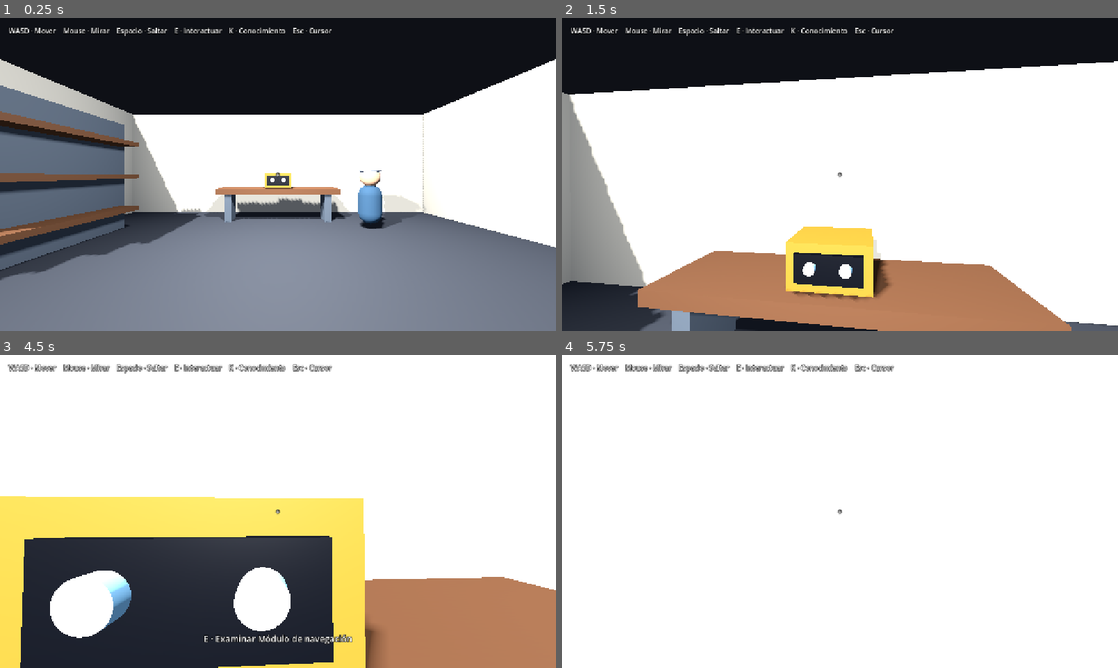
Above: before the commit, frames 1-4 (two rows, left to right).
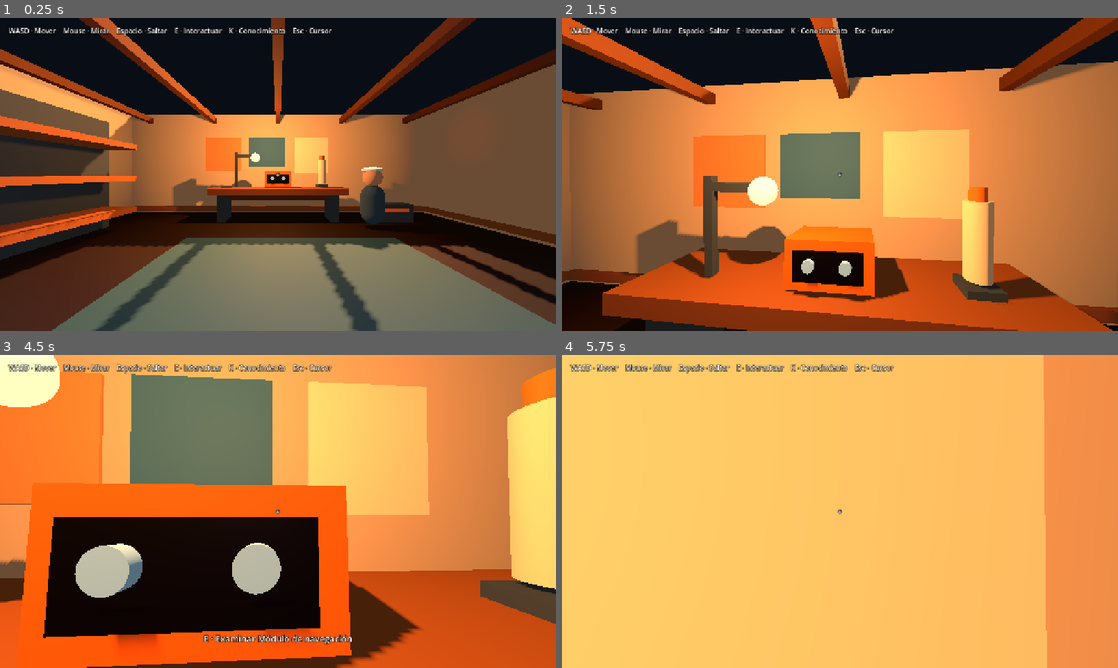
Above: after the commit, the same moments.

Repository: IDozy/starlightlegacy
Game: Godot game, scene res://scenes/main/main.tscn
Same seed, same stepped clock (60 frames per second), same inputs: the game is played once before the commit and once after it.
Inputs (mouse positions are in pixels of both pictures, inside the frame that each line leads up to):
- Up to frame 1 (0.25 s): no input
- Up to frame 2 (1.5 s): tap Enter at 0.5, 1.35 s; move the mouse to (867, 174) at 0.52 s; hold W from 0.53 s (still down); tap E at 0.6 s; click (867, 174) at 0.67 s; tap Space at 0.77 s; move the mouse to (812, 174) at 1.27 s
- Up to frame 3 (4.5 s): keep holding W; tap Space at 1.52, 2.75, 3.02, 3.77, 4.25 s; move the mouse to (289, 505) at 2.02 s; tap K at 2.1, 4.35 s; move the mouse to (272, 517) at 2.77 s; tap E at 2.85 s; click (272, 517) at 2.92 s; tap Enter at 3.5, 3.6 s; move the mouse to (316, 514) at 3.52 s; move the mouse to (233, 508) at 4.27 s
- Up to frame 4 (5.75 s): keep holding W; tap Space at 4.52 s; move the mouse to (845, 511) at 5.02 s; tap E at 5.1 s; click (845, 511) at 5.17 s

The runs differ from the first frame. In frame 1, 76% of the frame differs, in the area x 0-100%, y 0-100%; in frame 2, 84%; in frame 3, 99%; in frame 4, 100%.

Commit message:
style: transform workshop into warm stylized space

Diff:
--- a/levels/workshop/workshop.gd
+++ b/levels/workshop/workshop.gd
@@ -3,16 +3,23 @@
 const INSPECTABLE_OBJECT := preload("res://systems/interaction/inspectable_object.tscn")
 const GRANDFATHER := preload("res://systems/dialogue/grandfather_placeholder.tscn")
 
-const FLOOR_COLOR := Color(0.19, 0.20, 0.22)
-const WALL_COLOR := Color(0.73, 0.70, 0.63)
-const WOOD_COLOR := Color(0.34, 0.22, 0.14)
-const METAL_COLOR := Color(0.28, 0.31, 0.34)
+const FLOOR_COLOR := Color(0.13, 0.10, 0.085)
+const WALL_COLOR := Color(0.72, 0.62, 0.49)
+const WOOD_COLOR := Color(0.34, 0.19, 0.10)
+const WOOD_LIGHT_COLOR := Color(0.50, 0.29, 0.15)
+const METAL_COLOR := Color(0.20, 0.25, 0.29)
+const RUG_COLOR := Color(0.16, 0.29, 0.32)
+const CREAM_COLOR := Color(0.88, 0.78, 0.61)
+const ORANGE_COLOR := Color(0.93, 0.43, 0.15)
+const CYAN_COLOR := Color(0.35, 0.86, 0.88)
+const NIGHT_BLUE := Color(0.035, 0.055, 0.085)
 
 
 func _ready() -> void:
 	_build_lighting()
 	_build_room()
 	_build_workshop_props()
+	_build_sunset_view()
 
 
 func _build_lighting() -> void:
@@ -21,91 +28,215 @@
 
 	var environment := Environment.new()
 	environment.background_mode = Environment.BG_COLOR
-	environment.background_color = Color(0.055, 0.065, 0.085)
+	environment.background_color = NIGHT_BLUE
 	environment.ambient_light_source = Environment.AMBIENT_SOURCE_COLOR
-	environment.ambient_light_color = Color(0.55, 0.60, 0.70)
-	environment.ambient_light_energy = 0.7
+	environment.ambient_light_color = Color(0.72, 0.62, 0.55)
+	environment.ambient_light_energy = 0.62
 	world_environment.environment = environment
 	add_child(world_environment)
 
-	var sun := DirectionalLight3D.new()
-	sun.name = "DirectionalLight3D"
-	sun.rotation_degrees = Vector3(-48.0, -32.0, 0.0)
-	sun.light_energy = 1.0
-	sun.shadow_enabled = true
-	add_child(sun)
-
-	var workshop_light := OmniLight3D.new()
-	workshop_light.name = "WorkshopLight"
-	workshop_light.position = Vector3(0.0, 3.2, 0.0)
-	workshop_light.omni_range = 9.0
-	workshop_light.light_energy = 4.0
-	workshop_light.shadow_enabled = true
-	add_child(workshop_light)
+	var sunset_light := DirectionalLight3D.new()
+	sunset_light.name = "SunsetLight"
+	sunset_light.rotation_degrees = Vector3(-42.0, 155.0, 0.0)
+	sunset_light.light_color = Color(1.0, 0.70, 0.46)
+	sunset_light.light_energy = 1.25
+	sunset_light.shadow_enabled = true
+	add_child(sunset_light)
+
+	var bench_light := OmniLight3D.new()
+	bench_light.name = "BenchWarmLight"
+	bench_light.position = Vector3(-0.4, 2.75, -2.9)
+	bench_light.omni_range = 6.5
+	bench_light.light_energy = 3.1
+	bench_light.light_color = Color(1.0, 0.58, 0.28)
+	bench_light.shadow_enabled = true
+	add_child(bench_light)
+
+	var window_fill := OmniLight3D.new()
+	window_fill.name = "WindowFill"
+	window_fill.position = Vector3(0.0, 2.5, 4.3)
+	window_fill.omni_range = 8.0
+	window_fill.light_energy = 2.0
+	window_fill.light_color = Color(0.53, 0.67, 1.0)
+	add_child(window_fill)
 
 
 func _build_room() -> void:
-	_create_static_box("Floor", Vector3(0.0, -0.1, 0.0), Vector3(12.0, 0.2, 10.0), FLOOR_COLOR)
-	_create_static_box("BackWall", Vector3(0.0, 2.0, -5.0), Vector3(12.0, 4.0, 0.2), WALL_COLOR)
-	_create_static_box("LeftWall", Vector3(-6.0, 2.0, 0.0), Vector3(0.2, 4.0, 10.0), WALL_COLOR)
-	_create_static_box("RightWall", Vector3(6.0, 2.0, 0.0), Vector3(0.2, 4.0, 10.0), WALL_COLOR)
-
-	# Front wall leaves a central opening that will later become the workshop entrance.
-	_create_static_box("FrontWallLeft", Vector3(-4.0, 2.0, 5.0), Vector3(4.0, 4.0, 0.2), WALL_COLOR)
-	_create_static_box("FrontWallRight", Vector3(4.0, 2.0, 5.0), Vector3(4.0, 4.0, 0.2), WALL_COLOR)
-	_create_static_box("FrontWallTop", Vector3(0.0, 3.5, 5.0), Vector3(4.0, 1.0, 0.2), WALL_COLOR)
+	_create_box("Floor", Vector3(0.0, -0.1, 0.0), Vector3(12.0, 0.2, 10.0), FLOOR_COLOR)
+	_create_box("BackWall", Vector3(0.0, 2.0, -5.0), Vector3(12.0, 4.0, 0.2), WALL_COLOR)
+	_create_box("LeftWall", Vector3(-6.0, 2.0, 0.0), Vector3(0.2, 4.0, 10.0), WALL_COLOR)
+	_create_box("RightWall", Vector3(6.0, 2.0, 0.0), Vector3(0.2, 4.0, 10.0), WALL_COLOR)
+
+	# A wide front opening frames the sunset and gives the workshop a calm, airy feel.
+	_create_box("FrontWallLeft", Vector3(-4.35, 2.0, 5.0), Vector3(3.3, 4.0, 0.2), WALL_COLOR)
+	_create_box("FrontWallRight", Vector3(4.35, 2.0, 5.0), Vector3(3.3, 4.0, 0.2), WALL_COLOR)
+	_create_box("FrontWallTop", Vector3(0.0, 3.55, 5.0), Vector3(5.4, 0.9, 0.2), WALL_COLOR)
+
+	# Chunky timber beams keep the space stylized instead of realistic.
+	for x in [-5.1, -2.55, 0.0, 2.55, 5.1]:
+		_create_box(
+			"CeilingBeam_%s" % str(x),
+			Vector3(x, 3.72, 0.0),
+			Vector3(0.18, 0.20, 9.7),
+			WOOD_COLOR,
+			false
+		)
+
+	_create_box("BackTrim", Vector3(0.0, 0.18, -4.86), Vector3(11.6, 0.18, 0.12), WOOD_LIGHT_COLOR, false)
+	_create_box("LeftTrim", Vector3(-5.86, 0.18, 0.0), Vector3(0.12, 0.18, 9.6), WOOD_LIGHT_COLOR, false)
+	_create_box("RightTrim", Vector3(5.86, 0.18, 0.0), Vector3(0.12, 0.18, 9.6), WOOD_LIGHT_COLOR, false)
+
+	# Soft rug anchors the playable area visually.
+	_create_box("Rug", Vector3(0.3, 0.015, 0.2), Vector3(5.0, 0.03, 3.4), RUG_COLOR, false)
 
 
 func _build_workshop_props() -> void:
-	# Main workbench.
-	_create_static_box("WorkbenchTop", Vector3(0.0, 1.0, -3.7), Vector3(4.0, 0.18, 1.1), WOOD_COLOR)
-	_create_static_box("WorkbenchLegLeft", Vector3(-1.65, 0.5, -3.7), Vector3(0.22, 1.0, 0.8), METAL_COLOR)
-	_create_static_box("WorkbenchLegRight", Vector3(1.65, 0.5, -3.7), Vector3(0.22, 1.0, 0.8), METAL_COLOR)
-
-	# Side shelving.
-	_create_static_box("ShelfFrame", Vector3(-4.9, 1.5, -1.0), Vector3(0.8, 3.0, 3.2), METAL_COLOR)
-	_create_static_box("ShelfOne", Vector3(-4.45, 0.6, -1.0), Vector3(0.9, 0.12, 3.0), WOOD_COLOR)
-	_create_static_box("ShelfTwo", Vector3(-4.45, 1.5, -1.0), Vector3(0.9, 0.12, 3.0), WOOD_COLOR)
-	_create_static_box("ShelfThree", Vector3(-4.45, 2.4, -1.0), Vector3(0.9, 0.12, 3.0), WOOD_COLOR)
+	# Main workbench: thick, warm and readable from across the room.
+	_create_box("WorkbenchTop", Vector3(0.0, 1.0, -3.65), Vector3(4.5, 0.22, 1.25), WOOD_LIGHT_COLOR)
+	_create_box("WorkbenchApron", Vector3(0.0, 0.82, -3.72), Vector3(4.15, 0.28, 0.16), WOOD_COLOR, false)
+	_create_box("WorkbenchLegLeft", Vector3(-1.85, 0.48, -3.65), Vector3(0.28, 0.95, 0.86), METAL_COLOR)
+	_create_box("WorkbenchLegRight", Vector3(1.85, 0.48, -3.65), Vector3(0.28, 0.95, 0.86), METAL_COLOR)
+
+	# Side shelving with fewer, larger forms: more storybook, less visual noise.
+	_create_box("ShelfBack", Vector3(-4.95, 1.55, -0.8), Vector3(0.16, 3.0, 3.35), METAL_COLOR)
+	for y in [0.58, 1.45, 2.32]:
+		_create_box(
+			"Shelf_%s" % str(y),
+			Vector3(-4.45, y, -0.8),
+			Vector3(0.95, 0.14, 3.10),
+			WOOD_LIGHT_COLOR
+		)
+
+	# Storage crates and keepsakes.
+	_create_box("CrateOne", Vector3(-4.35, 0.28, 2.75), Vector3(1.05, 0.55, 0.95), WOOD_COLOR)
+	_create_box("CrateTwo", Vector3(-3.25, 0.20, 3.15), Vector3(0.78, 0.40, 0.72), CREAM_COLOR)
+	_create_box("ToolCase", Vector3(3.85, 0.28, -3.65), Vector3(1.15, 0.55, 0.75), METAL_COLOR)
+	_create_box("ToolCaseStripe", Vector3(3.85, 0.38, -3.25), Vector3(0.82, 0.12, 0.03), ORANGE_COLOR, false)
+
+	# Retro wall cards hint at rockets and old mission diagrams.
+	_create_box("PosterWarm", Vector3(-2.2, 2.35, -4.86), Vector3(1.45, 1.35, 0.04), Color(0.77, 0.49, 0.28), false)
+	_create_box("PosterBlue", Vector3(-0.45, 2.45, -4.86), Vector3(1.45, 1.15, 0.04), Color(0.20, 0.39, 0.49), false)
+	_create_box("PosterCream", Vector3(1.35, 2.30, -4.86), Vector3(1.35, 1.45, 0.04), CREAM_COLOR, false)
+
+	# Stylized desk lamp with a warm emissive bulb.
+	_create_box("LampStem", Vector3(-1.40, 1.72, -3.45), Vector3(0.10, 1.15, 0.10), METAL_COLOR, false)
+	_create_box("LampArm", Vector3(-1.10, 2.16, -3.45), Vector3(0.65, 0.10, 0.10), METAL_COLOR, false)
+	_create_sphere("LampGlow", Vector3(-0.76, 2.12, -3.45), 0.16, Color(1.0, 0.58, 0.27), 2.8)
+
+	# A tiny rocket model makes the NASA theme visible before any memory sequence.
+	_create_box("RocketStand", Vector3(1.48, 1.18, -3.50), Vector3(0.34, 0.08, 0.34), METAL_COLOR, false)
+	_create_cylinder("RocketBody", Vector3(1.48, 1.65, -3.50), 0.13, 0.78, CREAM_COLOR)
+	_create_cylinder("RocketTip", Vector3(1.48, 2.08, -3.50), 0.08, 0.20, ORANGE_COLOR)
 
 	var prototype_device := INSPECTABLE_OBJECT.instantiate()
 	prototype_device.name = "PrototypeDevice"
-	prototype_device.position = Vector3(0.0, 1.35, -3.65)
+	prototype_device.position = Vector3(0.0, 1.38, -3.60)
+	prototype_device.rotation_degrees = Vector3(-3.0, 0.0, 0.0)
 	add_child(prototype_device)
 
 	var grandfather := GRANDFATHER.instantiate()
-	grandfather.position = Vector3(2.7, 0.0, -2.6)
-	grandfather.rotation_degrees = Vector3(0.0, -28.0, 0.0)
+	grandfather.position = Vector3(2.75, 0.0, -2.55)
+	grandfather.rotation_degrees = Vector3(0.0, -30.0, 0.0)
 	add_child(grandfather)
 
 
-func _create_static_box(
+func _build_sunset_view() -> void:
+	# Cheap Web-friendly "painted" horizon made from large simple shapes.
+	_create_box("HorizonWarm", Vector3(0.0, 0.55, 8.7), Vector3(18.0, 1.2, 0.18), Color(0.88, 0.42, 0.22), false)
+	_create_box("HorizonLavender", Vector3(0.0, 1.75, 8.9), Vector3(18.0, 1.35, 0.18), Color(0.48, 0.43, 0.62), false)
+	_create_box("HorizonSky", Vector3(0.0, 3.0, 9.1), Vector3(18.0, 1.6, 0.18), Color(0.28, 0.46, 0.68), false)
+	_create_sphere("SunDisc", Vector3(2.0, 1.55, 8.35), 0.52, Color(1.0, 0.76, 0.42), 3.4)
+
+	# Layered mountain silhouettes.
+	_create_box("MountainFarLeft", Vector3(-4.2, 0.70, 8.15), Vector3(4.2, 1.45, 0.32), Color(0.22, 0.29, 0.39), false)
+	_create_box("MountainFarRight", Vector3(4.6, 0.62, 8.05), Vector3(5.0, 1.25, 0.34), Color(0.18, 0.25, 0.34), false)
+
+
+func _create_box(
 	box_name: String,
 	box_position: Vector3,
 	box_size: Vector3,
+	color: Color,
+	with_collision: bool = true,
+	emission_strength: float = 0.0
+) -> Node3D:
+	var root: Node3D
+
+	if with_collision:
+		root = StaticBody3D.new()
+	else:
+		root = Node3D.new()
+
+	root.name = box_name
+	root.position = box_position
+
+	var mesh_instance := MeshInstance3D.new()
+	var mesh := BoxMesh.new()
+	mesh.size = box_size
+	mesh.material = _make_material(color, emission_strength)
+	mesh_instance.mesh = mesh
+	root.add_child(mesh_instance)
+
+	if with_collision:
+		var collision_shape := CollisionShape3D.new()
+		var shape := BoxShape3D.new()
+		shape.size = box_size
+		collision_shape.shape = shape
+		root.add_child(collision_shape)
+
+	add_child(root)
+	return root
+
+
+func _create_sphere(
+	sphere_name: String,
+	sphere_position: Vector3,
+	radius: float,
+	color: Color,
+	emission_strength: float = 0.0
+) -> MeshInstance3D:
+	var mesh_instance := MeshInstance3D.new()
+	mesh_instance.name = sphere_name
+	mesh_instance.position = sphere_position
+
+	var mesh := SphereMesh.new()
+	mesh.radius = radius
+	mesh.height = radius * 2.0
+	mesh.material = _make_material(color, emission_strength)
+	mesh_instance.mesh = mesh
+	add_child(mesh_instance)
+	return mesh_instance
+
+
+func _create_cylinder(
+	cylinder_name: String,
+	cylinder_position: Vector3,
+	radius: float,
+	height: float,
 	color: Color
-) -> StaticBody3D:
-	var body := StaticBody3D.new()
-	body.name = box_name
-	body.position = box_position
-
+) -> MeshInstance3D:
 	var mesh_instance := MeshInstance3D.new()
-	var box_mesh := BoxMesh.new()
-	box_mesh.size = box_size
-
+	mesh_instance.name = cylinder_name
+	mesh_instance.position = cylinder_position
+
+	var mesh := CylinderMesh.new()
+	mesh.top_radius = radius
+	mesh.bottom_radius = radius
+	mesh.height = height
+	mesh.material = _make_material(color)
+	mesh_instance.mesh = mesh
+	add_child(mesh_instance)
+	return mesh_instance
+
+
+func _make_material(color: Color, emission_strength: float = 0.0) -> StandardMaterial3D:
 	var material := StandardMaterial3D.new()
 	material.albedo_color = color
-	material.roughness = 0.82
-	box_mesh.material = material
-
-	mesh_instance.mesh = box_mesh
-	body.add_child(mesh_instance)
-
-	var collision_shape := CollisionShape3D.new()
-	var box_shape := BoxShape3D.new()
-	box_shape.size = box_size
-	collision_shape.shape = box_shape
-	body.add_child(collision_shape)
-
-	add_child(body)
-	return body
+	material.roughness = 0.78
+
+	if emission_strength > 0.0:
+		material.emission_enabled = true
+		material.emission = color
+		material.emission_energy_multiplier = emission_strength
+
+	return material
